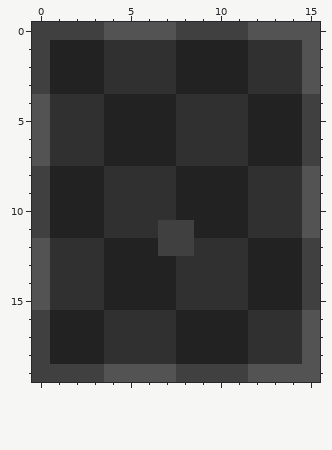
One commit to this pixel-art sprite: all_scenes/game_scenes/chapter_1_scenes/art/game_art/chapter_1_background_tileset.png. That is the earlier state.
The file is 16x20 pixels.
Once edited:
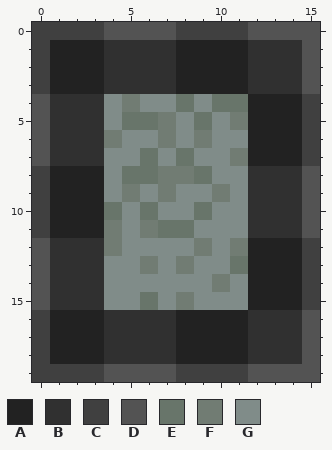
Palette (. is transparent): A #222222  B #303030  C #404040  D #535353  E #68756a  F #717c73  G #808c89
From old to new:
{"y":4,"x":4,"old":"AAAABBBB","new":"GFGGEGEE"}
{"y":5,"x":4,"old":"AAAABBBB","new":"GEEFGEGF"}
{"y":6,"x":4,"old":"AAAABBBB","new":"FGGFGFGG"}
{"y":7,"x":4,"old":"AAAABBBB","new":"GGEGEGGF"}
{"y":8,"x":4,"old":"BBBBAAAA","new":"GEEFFEGG"}
{"y":9,"x":4,"old":"BBBBAAAA","new":"GFGFGGFG"}
{"y":10,"x":4,"old":"BBBBAAAA","new":"EGEGGEGG"}
{"y":11,"x":4,"old":"BBBCCAAA","new":"FGFEEGGG"}
{"y":12,"x":4,"old":"AAACCBBB","new":"FGGGGFGF"}
{"y":13,"x":4,"old":"AAAABBBB","new":"GGFGFGGE"}
{"y":14,"x":4,"old":"AAAABBBB","new":"GGGGGGFG"}
{"y":15,"x":4,"old":"AAAABBBB","new":"GGEGFGGG"}
{"label":"changed","picture_box":[104,94,248,310]}
